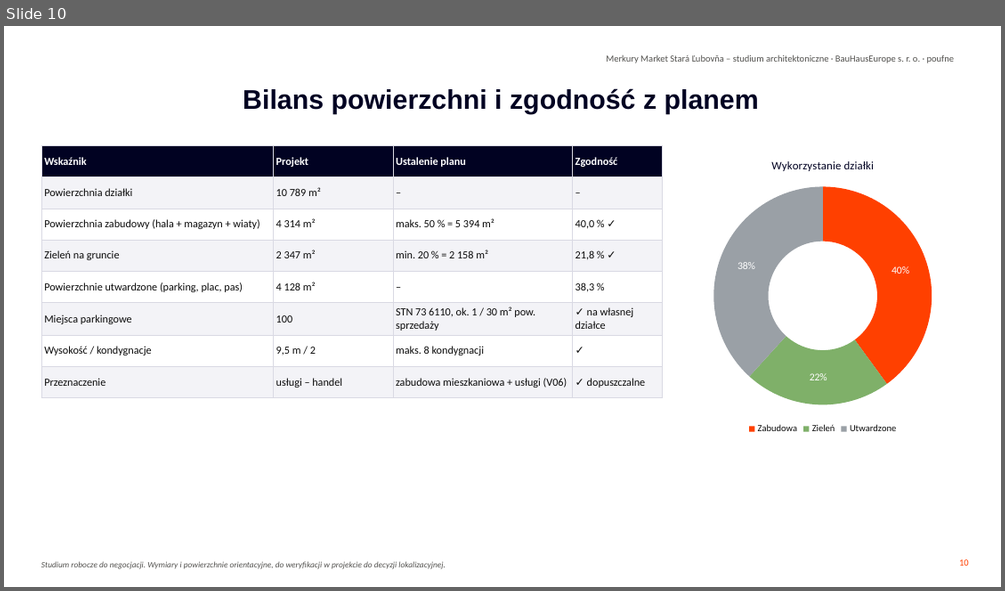
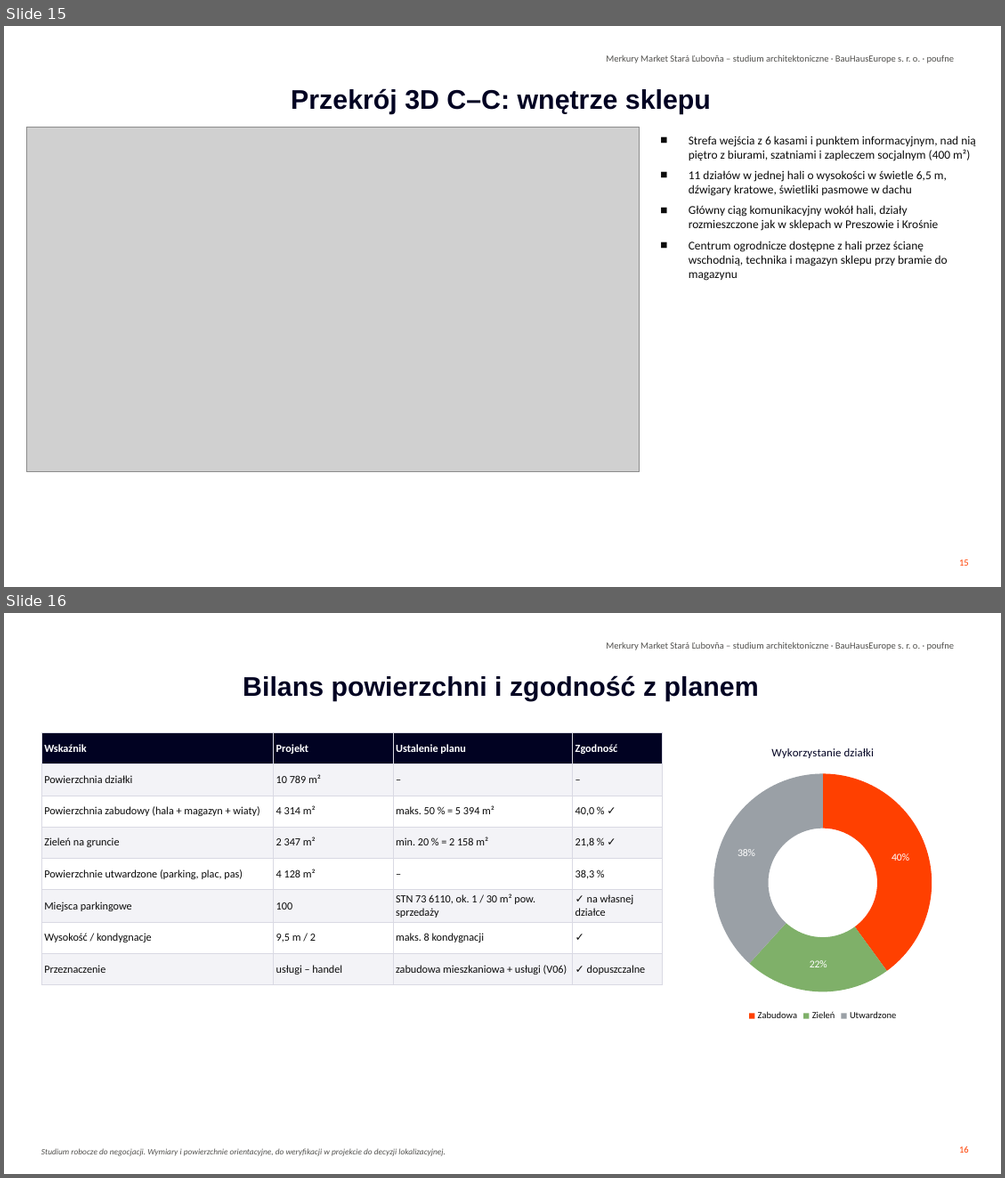
Before and after one commit to Lubo585/Lubo585, a slide deck: business-plan/studia-merkury-market/Studia_sklepu_Merkury_Market_Stara_Lubovna_PL.pptx. Shown one above the other, each under a label of ours: slide 10 before the commit, slides 15 and 16 after it. The pictures are 1005x591 and 1005x1178 pixels, drawn with LibreOffice and Linux fonts; fonts in the diff are those of the drawing; grey boxes stand for pictures; background and template pictures are left out. Boxes give left, top, right and bottom in pixels: in the first picture for what was removed or moved away, otherwise in the second. Text is boxed around its words. In the diff, an @@ line names an element or a change of style, - is before the commit and + after.

```diff
--- a/business-plan/studia-merkury-market/Studia_sklepu_Merkury_Market_Stara_Lubovna_PL.pptx
+++ b/business-plan/studia-merkury-market/Studia_sklepu_Merkury_Market_Stara_Lubovna_PL.pptx
@@ slide 15 added at bbox=[4, 26, 1001, 587], background #FFFFFF; not listed: 1 template element that a slide beside it also shows @@
@@ title added at bbox=[291, 88, 711, 114], 26 pt, text #010222, bold @@
+Przekrój 3D C–C: wnętrze sklepu
@@ picture added at bbox=[26, 127, 639, 472] @@
@@ text added at bbox=[688, 135, 976, 281], 11.5 pt, text #0B0B0B @@
+■ Strefa wejścia z 6 kasami i punktem informacyjnym, nad nią piętro z biurami, szatniami i zapleczem socjalnym (400 m²)
+■ 11 działów w jednej hali o wysokości w świetle 6,5 m, dźwigary kratowe, świetliki pasmowe w dachu
+■ Główny ciąg komunikacyjny wokół hali, działy rozmieszczone jak w sklepach w Preszowie i Krośnie
+■ Centrum ogrodnicze dostępne z hali przez ścianę wschodnią, technika i magazyn sklepu przy bramie do magazynu
@@ page number added at bbox=[959, 559, 969, 565], 9 pt, text #FF4000 @@
+15
@@ what was slide 10 is now slide 16 @@
@@ page number at bbox=[959, 1146, 969, 1152]: text changed @@
-10
+16
```
Also in this commit, not shown: 2 slides changed, 6 other slides added, 1 slide removed, 11 other files.
